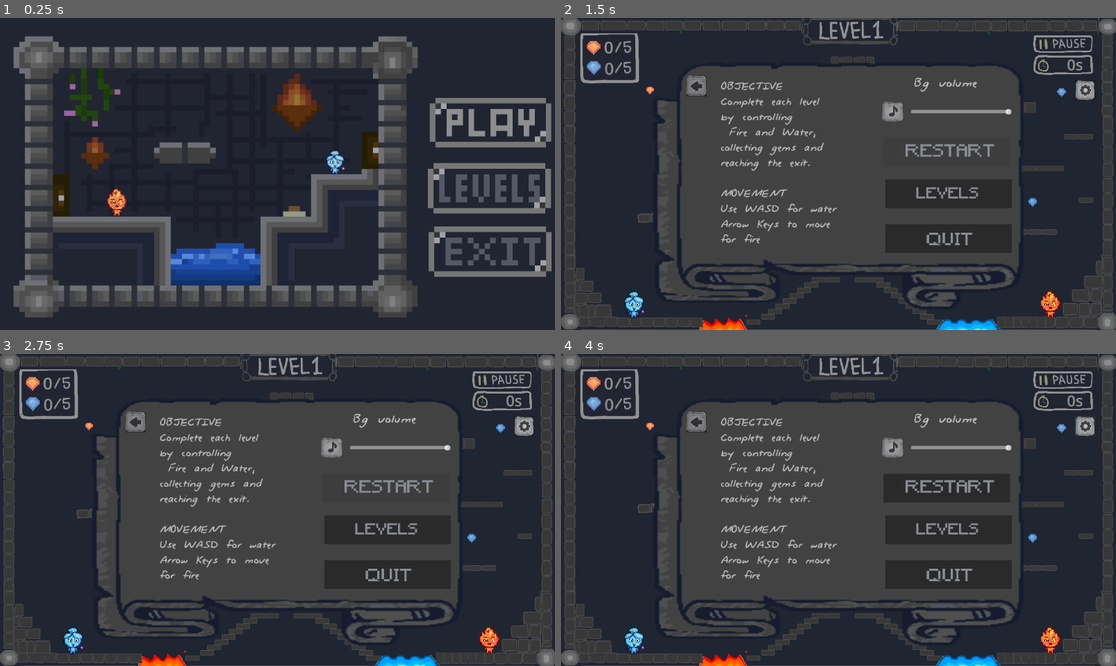
Above: before the commit, frames 1-4 (two rows, left to right).
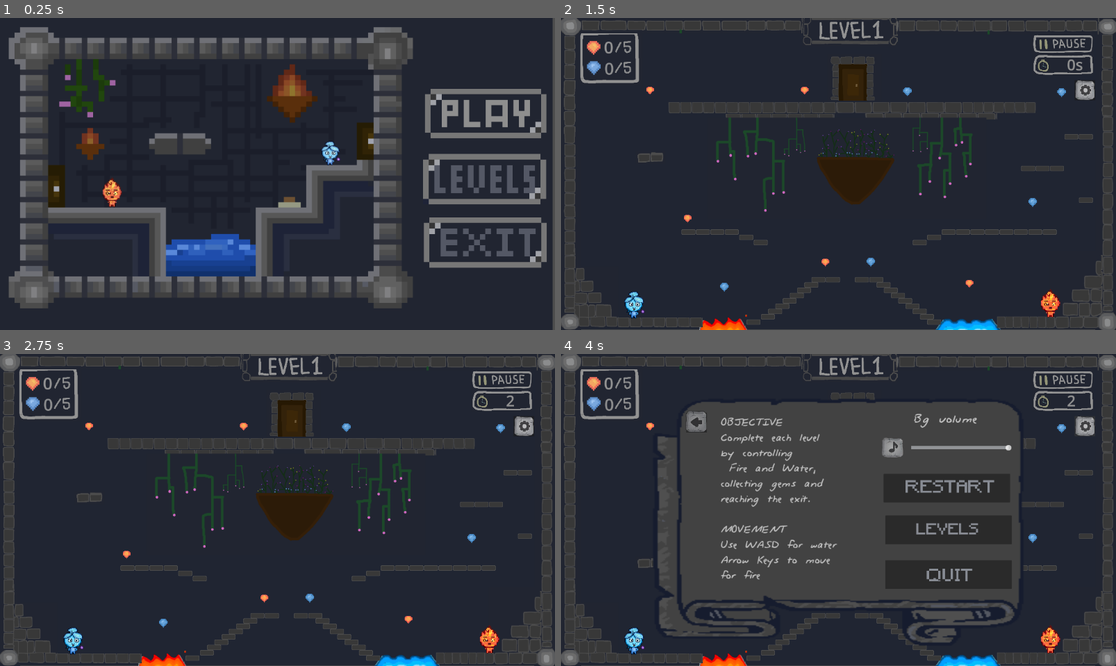
Above: after the commit, the same moments.

Repository: laksha-barath/github-repository
Game: Godot game, scene res://scenes/main_menu.tscn
The game is run twice, just before and just after one commit, with the same random seed, the same clock (stepped at 60 frames per second) and the same inputs. The project has no main scene, so this scene is started directly.
Inputs (mouse positions are in pixels of both pictures, inside the frame that each line leads up to; where the layout moved, square brackets give the same spot in the first picture):
- Up to frame 1 (0.25 s): no input
- Up to frame 2 (1.5 s): click (1043, 111) [1049, 120] at 0.5 s; click (949, 152) at 1.25 s, where only the run before the commit has a clickable "RESTART"
- Up to frame 3 (2.75 s): click (388, 488) at 2 s, where only the run before the commit has a clickable "RESTART"
- Up to frame 4 (4 s): click (949, 488) at 2.75 s, where only the run before the commit has a clickable "RESTART"; click (1082, 425) at 3.5 s

The runs differ from the first frame. In frame 1, 32% of the frame differs, in the area x 1-100%, y 0-100%; in frame 2, 37%; in frame 3, 37%, in the area x 13-94%, y 13-94%; in frame 4, 0.1%.

Commit message:
gem_collection
the player can only exit when all the gems are collected

Diff:
--- a/new-game-project/scenes/Bullet.tscn.gd
+++ b/new-game-project/scenes/Bullet.tscn.gd
@@ -3,18 +3,18 @@
 @export var speed = 500
 var direction = Vector2.ZERO
 
-
-
 func _process(delta):
 	position += direction * speed * delta
 
 func _on_area_entered(area):
+	var player = area.get_parent()
+	if player.is_in_group("players"):
+		await get_tree().create_timer(0.2).timeout
+		get_tree().change_scene_to_file("res://scenes/game_over.tscn")
 
-	var player = area.get_parent()
-
-	if player.is_in_group("players"):
-		player.die()
-		queue_free()
 
 func _on_visible_on_screen_enabler_2d_screen_exited() -> void:
 	queue_free()
+
+#func _game_over():
+	#get_tree().change_scene_to_file("res://scenes/game_over.tscn")
--- a/new-game-project/scenes/BulletSpawner.gd
+++ b/new-game-project/scenes/BulletSpawner.gd
@@ -6,7 +6,6 @@
 func _ready():
 	randomize()
 	spawn_bullet()
-	#while true:
 
 
 func spawn_bullet():
@@ -24,7 +23,3 @@
 		bullet.direction = Vector2.LEFT
 
 	get_parent().add_child(bullet)
-
-
-func _on_timer_2_timeout() -> void:
-	pass # Replace with function body.
--- a/new-game-project/scenes/bg_music.tscn
+++ b/new-game-project/scenes/bg_music.tscn
@@ -1,6 +1,6 @@
 [gd_scene format=3 uid="uid://ba72tpgnbuoda"]
 
-[ext_resource type="AudioStream" uid="uid://cltqk2j70uaov" path="res://assets/Justin_Bieber_-_DAISIES_(mp3.pm).mp3" id="1_f6gl3"]
+[ext_resource type="AudioStream" uid="uid://w7b5nki6u8f2" path="res://assets/Tame_Impala_-_Loser_(mp3.pm).mp3" id="1_3sx0t"]
 [ext_resource type="Texture2D" uid="uid://54sjnu3qpb2v" path="res://assets/Mute Button unmuted1.png" id="2_3sx0t"]
 [ext_resource type="Texture2D" uid="uid://cg5tjr8hxwp2o" path="res://assets/Mute Button muted1.png" id="3_fgucq"]
 [ext_resource type="Script" uid="uid://dyc0ojksq4sa4" path="res://scenes/mute_button.gd" id="4_8rjbd"]
@@ -16,7 +16,7 @@
 
 [node name="AudioStreamPlayer" type="AudioStreamPlayer" parent="." unique_id=1643193221]
 process_mode = 3
-stream = ExtResource("1_f6gl3")
+stream = ExtResource("1_3sx0t")
 autoplay = true
 bus = &"Music"
 
--- /dev/null
+++ b/new-game-project/scenes/game_over.tscn
@@ -0,0 +1,53 @@
+[gd_scene format=3 uid="uid://lbbvjxnebsga"]
+
+[ext_resource type="FontFile" uid="uid://c01xchdnealbk" path="res://assets/Minecraft 2.ttf" id="1_wqhvx"]
+[ext_resource type="Texture2D" uid="uid://bhs7351mrwigs" path="res://assets/Screenshot 2026-09-21 at 8.38.13 PM.png" id="1_xeevv"]
+
+[sub_resource type="LabelSettings" id="LabelSettings_tbwuq"]
+font = ExtResource("1_wqhvx")
+font_size = 50
+font_color = Color(0.7708395, 0.77083945, 0.77083945, 1)
+
+[node name="GameOver" type="Control" unique_id=1750540135]
+layout_mode = 3
+anchors_preset = 15
+anchor_right = 1.0
+anchor_bottom = 1.0
+offset_left = -10.0
+offset_top = 12.0
+offset_right = -10.0
+offset_bottom = 4.0
+grow_horizontal = 2
+grow_vertical = 2
+
+[node name="CanvasLayer" type="CanvasLayer" parent="." unique_id=1406289673]
+
+[node name="VBoxContainer" type="VBoxContainer" parent="CanvasLayer" unique_id=395248537]
+anchors_preset = -1
+anchor_left = 0.44200003
+anchor_top = 0.5
+anchor_right = 0.44200003
+anchor_bottom = 0.5
+offset_left = 20.815979
+offset_top = -30.0
+offset_right = 111.81598
+offset_bottom = 28.0
+
+[node name="Label" type="Label" parent="CanvasLayer/VBoxContainer" unique_id=1254838627]
+layout_mode = 2
+text = "Game Over "
+label_settings = SubResource("LabelSettings_tbwuq")
+
+[node name="Button" type="Button" parent="CanvasLayer/VBoxContainer" unique_id=1167466187]
+layout_mode = 2
+theme_override_fonts/font = ExtResource("1_wqhvx")
+theme_override_font_sizes/font_size = 25
+text = "Retry"
+
+[node name="Sprite2D" type="Sprite2D" parent="." unique_id=11262474]
+position = Vector2(592, 312.00003)
+scale = Vector2(0.92, 0.88000244)
+texture = ExtResource("1_xeevv")
+
+[node name="Camera2D" type="Camera2D" parent="." unique_id=1121863995]
+position = Vector2(590, 314)
--- a/new-game-project/scenes/game_screen.tscn
+++ b/new-game-project/scenes/game_screen.tscn
@@ -348,6 +348,7 @@
 scale = Vector2(0.47999758, 0.4799993)
 
 [node name="Control2" parent="." unique_id=643046507 instance=ExtResource("30_q7j5u")]
+visible = false
 z_index = 5
 offset_left = 143.0
 offset_top = 50.0
--- a/new-game-project/scenes/level_3.gd
+++ b/new-game-project/scenes/level_3.gd
@@ -4,8 +4,13 @@
 var players_at_exit: int = 0
 var max_players: int = 2
 
+
+
 @onready var time_label: Label = $Timer/label4
 @export var timer : Timer
+
+
+
 
 
 func _ready() -> void:
--- /dev/null
+++ b/new-game-project/scenes/levels.gd
@@ -0,0 +1,11 @@
+extends Node2D
+
+
+# Called when the node enters the scene tree for the first time.
+func _ready() -> void:
+	pass # Replace with function body.
+
+
+# Called every frame. 'delta' is the elapsed time since the previous frame.
+func _process(delta: float) -> void:
+	pass
--- a/new-game-project/scenes/main_menu.tscn
+++ b/new-game-project/scenes/main_menu.tscn
@@ -50,6 +50,9 @@
 flat = true
 expand_icon = true
 
+[node name="Camera2D" type="Camera2D" parent="." unique_id=2122415684]
+position = Vector2(586, 343)
+
 [connection signal="pressed" from="Button" to="." method="_play"]
 [connection signal="pressed" from="Button2" to="." method="_levels"]
 [connection signal="pressed" from="Button3" to="." method="_exit"]
--- a/new-game-project/scripts/2_level.gd
+++ b/new-game-project/scripts/2_level.gd
@@ -11,8 +11,7 @@
 func _on_button_body_entered(body: Node2D) -> void:
 	players_at_exit += 1
 	if players_at_exit >=max_players:
-		get_tree().change_scene_to_file("res://scenes/levels.tscn")
-
+		get_tree().change_scene_to_file("res://scenes/level3.tscn")
 
 
 func _on_button_body_exited(body: Node2D) -> void:
--- a/new-game-project/scripts/fire.gd
+++ b/new-game-project/scripts/fire.gd
@@ -3,7 +3,8 @@
 const SPEED = 300.0
 const JUMP_VELOCITY = -400.0
 
-var fire_gem_counter = 0
+var gem_counter = 0
+
 
 @export var timer: Timer
 
@@ -31,12 +32,14 @@
 
 func _on_area_2d_area_entered(area: Area2D) -> void:
 	if area.is_in_group("fire_gem"):
-		fire_gem_counter += 1
+		gem_counter += 1
 		area.queue_free()
-		coin_label.text = str(fire_gem_counter)
-	if area.is_in_group("common_damager"):
+		coin_label.text = str(gem_counter)
+
+	if area.is_in_group("common_damager") or area.is_in_group("water_damager"):
 		await get_tree().create_timer(0.1).timeout
 		get_tree().reload_current_scene()
+
 
 func die():
 	await get_tree().create_timer(0.2).timeout
--- a/new-game-project/scripts/game_screen.gd
+++ b/new-game-project/scripts/game_screen.gd
@@ -1,14 +1,16 @@
 extends Node2D
 
+var max_gems : int = 5
 var time : int = 0
 var players_at_exit: int = 0
 var max_players: int = 2
+
+
 
 @export var time_label : Label
 @export var timer : Timer
 
 
-# Called when the node enters the scene tree for the first time.
 func _ready() -> void:
 	BgMusic.get_child(0).play()
 
@@ -19,13 +21,16 @@
 
 
 func _door_entered(body: Node2D) -> void:
-	players_at_exit +=1
-	if players_at_exit >=max_players:
-		get_tree().change_scene_to_file("res://scenes/levels.tscn")
+	if body.gem_counter == max_gems:
+		players_at_exit += 1
+		if players_at_exit >= max_players:
+			await get_tree().create_timer(0.2).timeout
+			get_tree().change_scene_to_file("res://scenes/2level.tscn")
 
 
 func _door_exited(body: Node2D) -> void:
-	players_at_exit -=1
+	if body.gem_counter == max_gems:
+		players_at_exit -= 1
 
 
 
--- a/new-game-project/scripts/main_menu.gd
+++ b/new-game-project/scripts/main_menu.gd
@@ -3,7 +3,7 @@
 
 func _ready() -> void:
 	BgMusic.hide()
-	#BgMusic.get_child(0).stop()
+	BgMusic.get_child(0).stop()
 
 func _play() -> void:
 	get_tree().call_deferred("change_scene_to_file","res://scenes/game_screen.tscn")
--- a/new-game-project/scripts/water.gd
+++ b/new-game-project/scripts/water.gd
@@ -3,9 +3,10 @@
 const SPEED = 300.0
 const JUMP_VELOCITY = -400.0
 
-var water_gem_counter = 0
+var gem_counter = 0
 @export var timer: Timer
 @onready var coin_label = %Label
+
 
 func _physics_process(delta: float) -> void:
 	# Add the gravity.
@@ -28,12 +29,14 @@
 
 func _on_area_2d_area_entered(area: Area2D) -> void:
 	if area.is_in_group("water_gem"):
-		water_gem_counter += 1
+		gem_counter += 1
 		area.queue_free()
-		coin_label.text = str(water_gem_counter)
-	if area.is_in_group("common_damager"):
+		coin_label.text = str(gem_counter)
+	if area.is_in_group("common_damager") or area.is_in_group("fire_damager"):
 		await get_tree().create_timer(0.4).timeout
 		get_tree().reload_current_scene()
+
+
 
 func die():
 	await get_tree().create_timer(0.2).timeout
--- a/new-game-project/scripts/water_gem.gd
+++ b/new-game-project/scripts/water_gem.gd
@@ -3,7 +3,3 @@
 func _on_area_entered(area: Area2D) -> void:
 		#queue_free()
 		pass
-
-#func _ready() -> void:
-	#BgMusic.hide()
-	#BgMusic.get_child(0).stop()
Binary file added: new-game-project/assets/Screenshot 2026-09-21 at 8.38.13 PM.png
Not shown, added: new-game-project/assets/Screenshot 2026-09-21 at 8.38.13 PM.png.import
Not shown, added: new-game-project/assets/Tame_Impala_-_Loser_(mp3.pm).mp3.import
Not shown, added: new-game-project/assets/Wavy - Karan Aujla (1).mp3.import
Not shown, added: new-game-project/scenes/levels.gd.uid
Not shown, added: new-game-project/assets/Tame_Impala_-_Loser_(mp3.pm).mp3
Not shown, added: new-game-project/assets/Wavy - Karan Aujla (1).mp3
